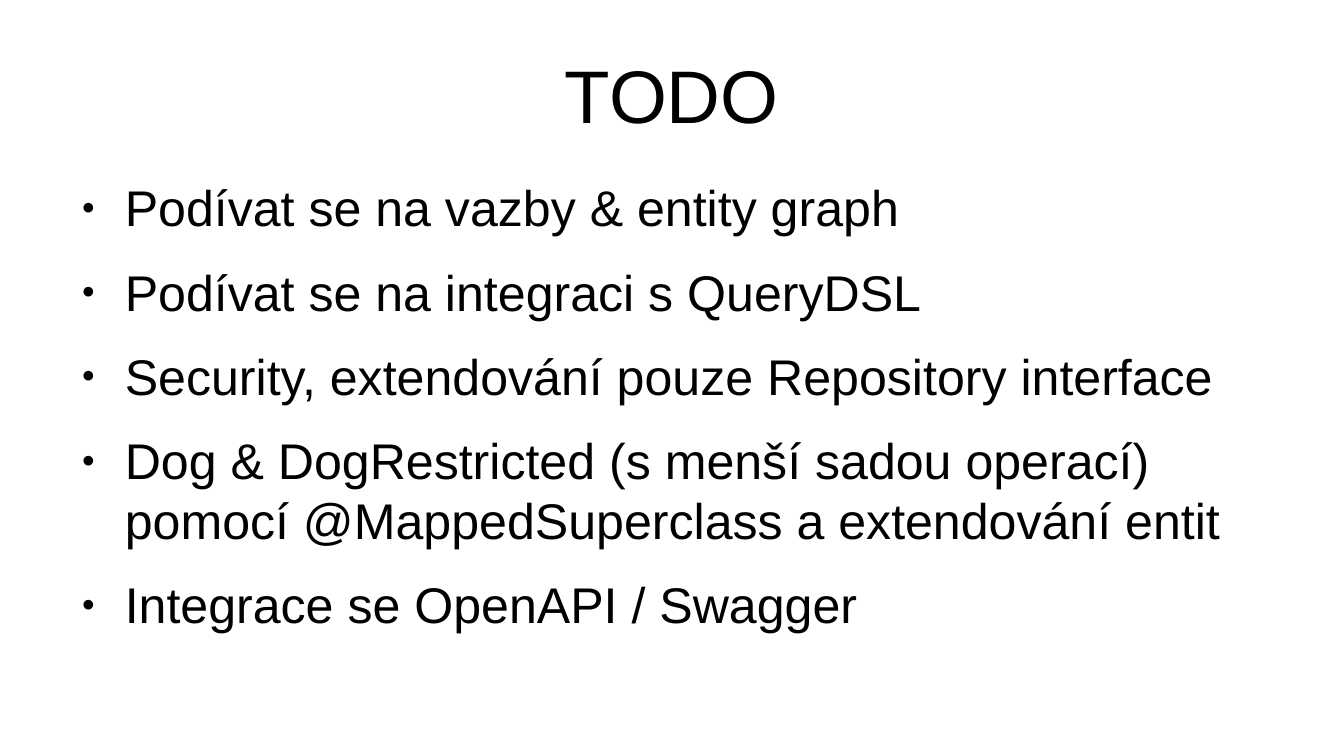
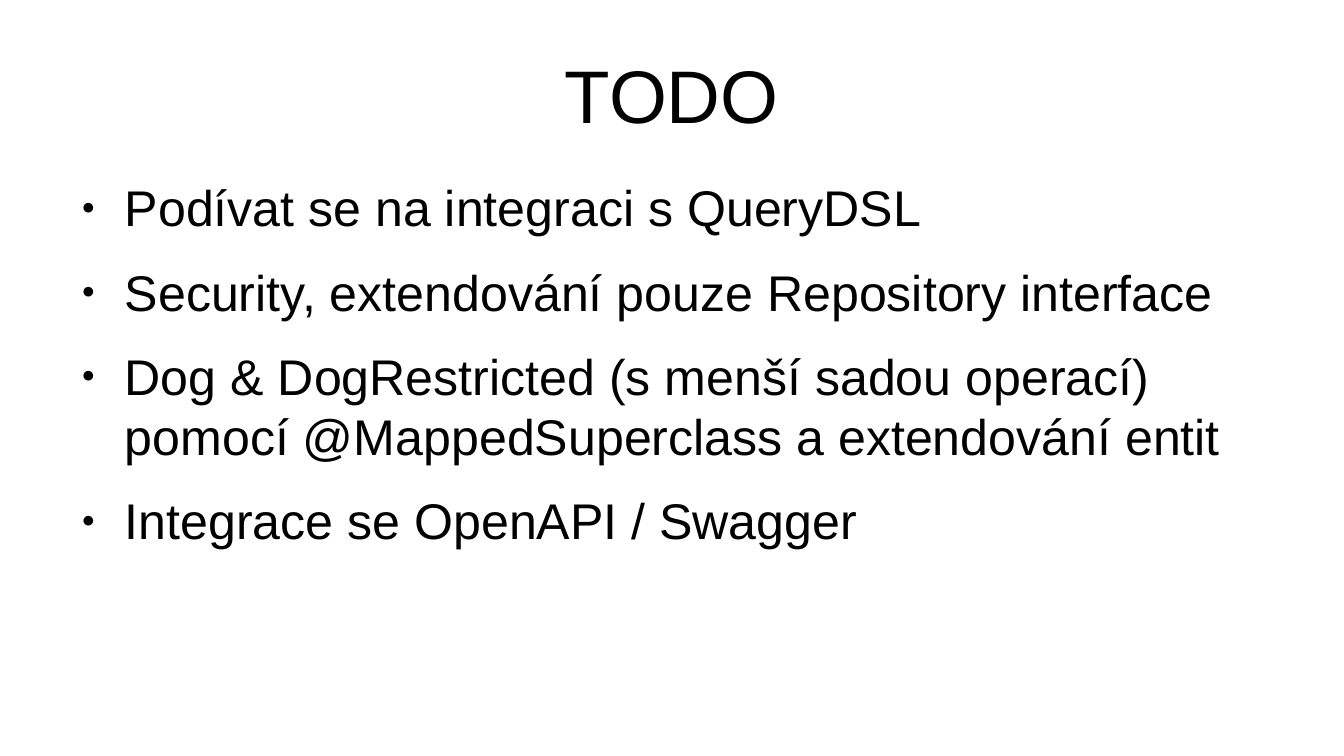
Before and after one commit to jirkapinkas/javadays-2020, a slide deck: slide 22 of spring-data-rest/Prednaska.odp (slide 16 before the commit). Drawn at 1344x756 pixels with LibreOffice and Linux fonts; fonts in the diff are those of the drawing. Boxes give left, top, right and bottom in pixels: in the first picture for what was removed or moved away, otherwise in the second. Text is boxed around its words. In the diff, an @@ line names an element or a change of style, - is before the commit and + after.

```diff
--- a/spring-data-rest/Prednaska.odp
+++ b/spring-data-rest/Prednaska.odp
@@ text at [125, 189, 899, 237]: paragraph removed @@
-● Podívat se na vazby & entity graph
```
Also in this commit, not shown: 7 slides added, 1 slide removed, 9 other files.
